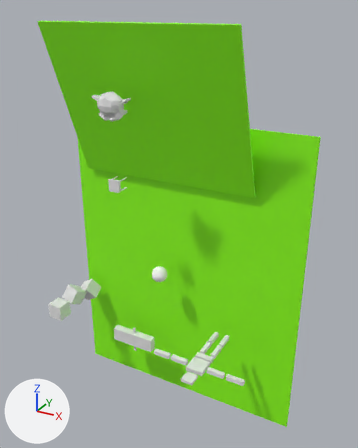
What one commit did to the glTF model assets/game.glb.
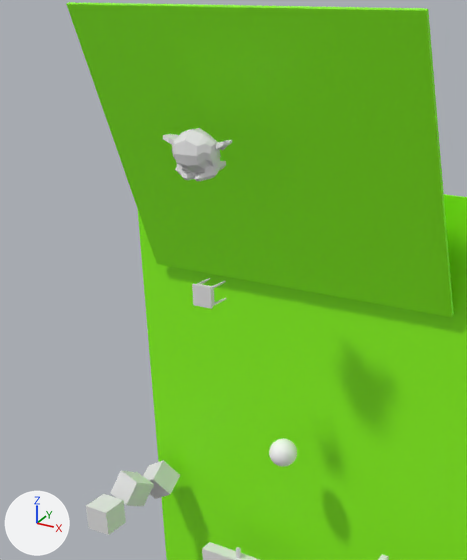
Each version is shown whole from a 50 mm lens placed at (27.3, -50.6, 31.7), pointed at (1.6, -4.0, 8.4), then close up on the part from 0% to 73% of the width and 4% to 75% of the height. The lights are fixed; the arrows at lower left show +X, +Y and +Z. Where no turn or scale is listed for an object, it has been applied to the vertices.

In view in the first close-up: 'Suzanne', 'ground', 'ground.001', 'painted_wooden_nightstand', 'player', 'pole_1.001', 'pole_1.002', 'pole_1.003'.
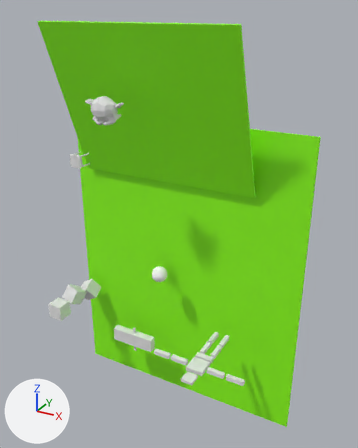
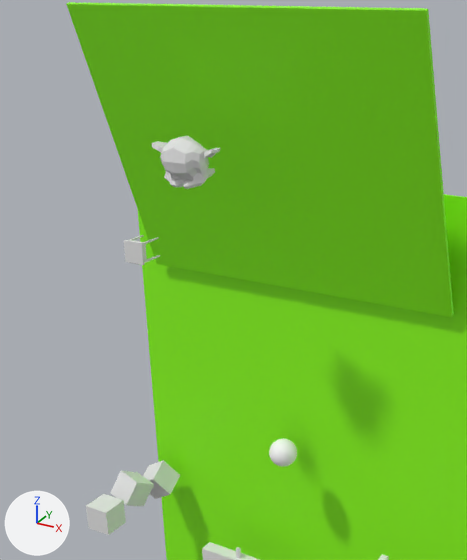
Boxes (x1, y1, x2, y2) around the edits, measured in the close-ups (467 x 560 px):
'Suzanne', moved
    before: (163, 128, 232, 181)
    after: (152, 136, 221, 189)
'painted_wooden_nightstand', moved
    before: (192, 278, 226, 309)
    after: (124, 235, 160, 265)

The change, as a list of edits to the scene's bpy script:
```text
Change ob_suzanne:
    ob_suzanne.location: (-3.35, -8.74, 22.45) -> (-4.0, -9.0, 22.0)
Change ob_painted_wooden_nightstand:
    ob_painted_wooden_nightstand.location: (-4.68, -5.97, 13.16) -> (-8.36, -7.84, 16.0)
```
